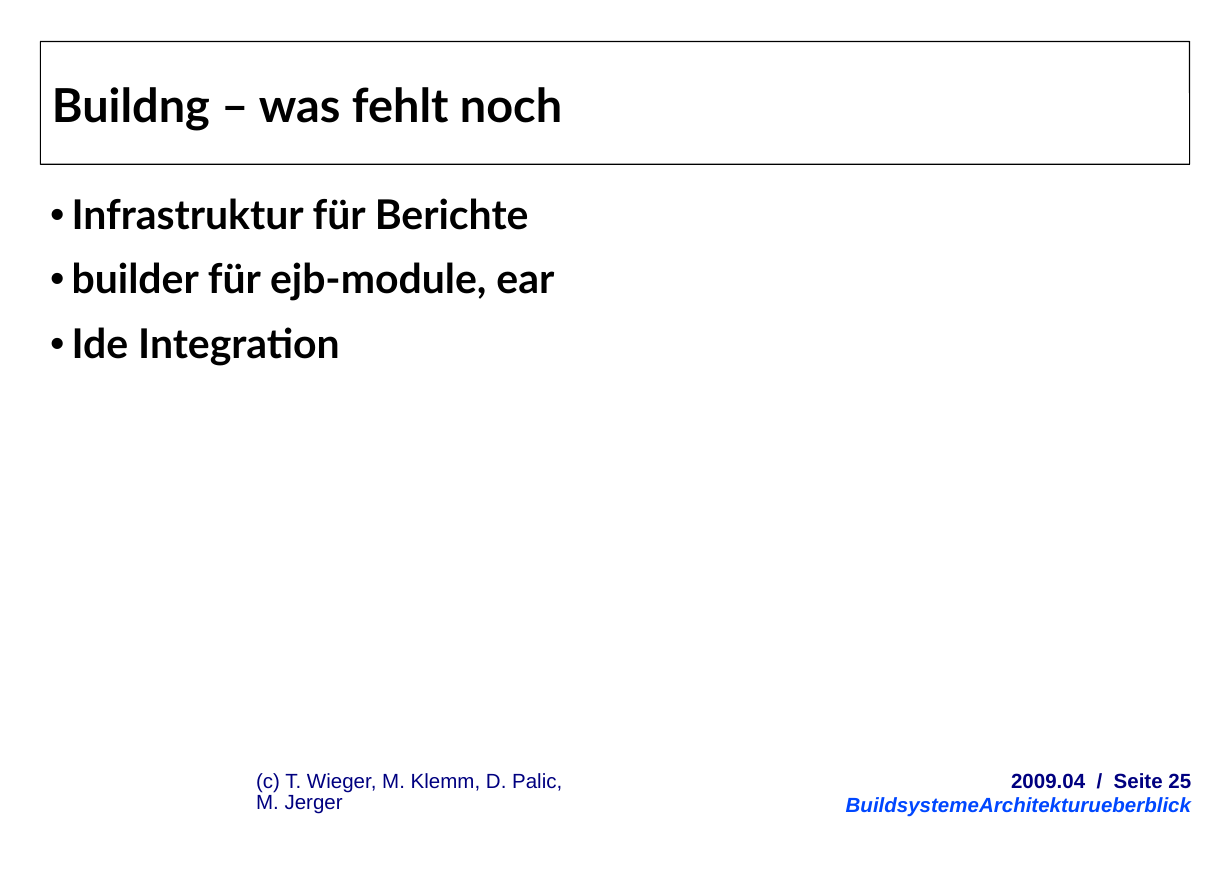
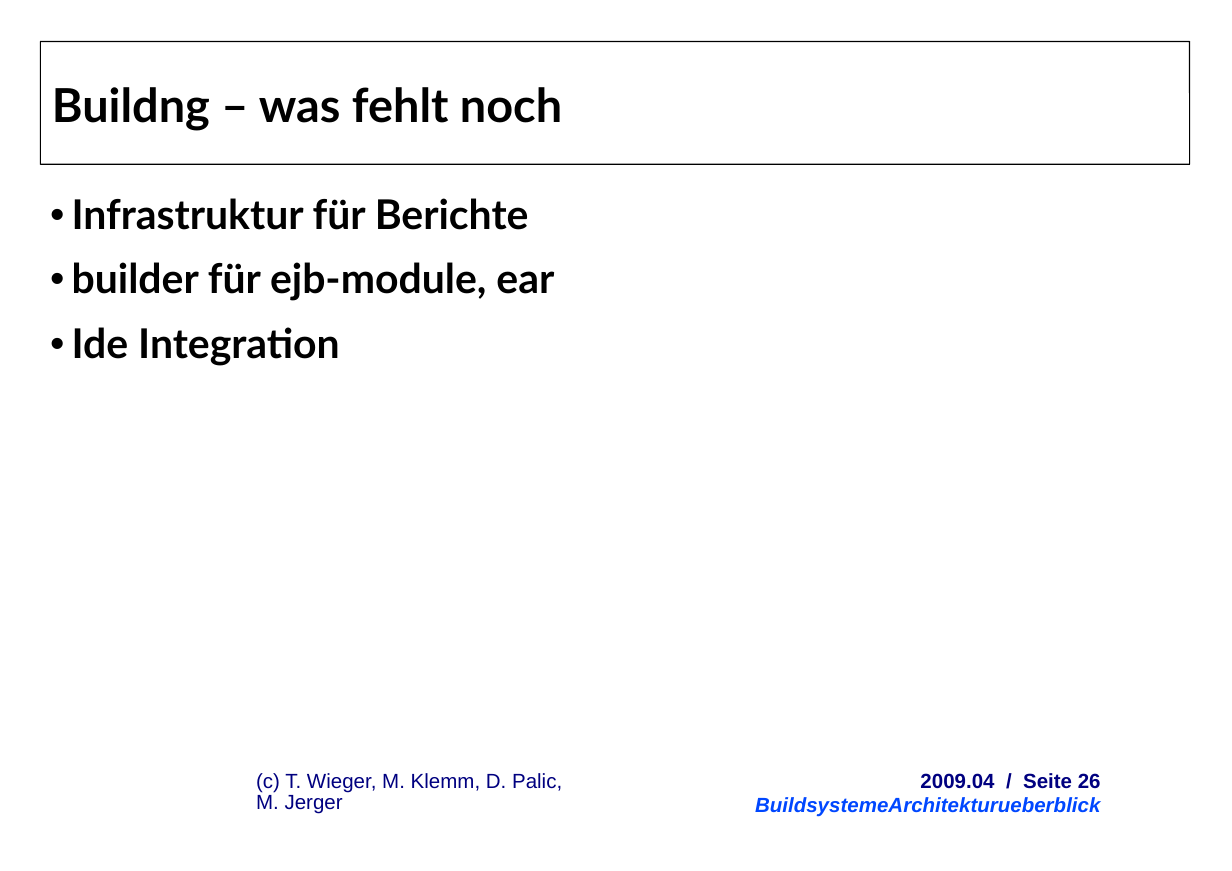
Before and after one commit to herrwieger/experttrainingbuildsystems, a slide deck: slide 26 of praesentationen/BuildsystemeArchitekturueberblick.odp (slide 25 before the commit). Drawn at 1232x871 pixels with LibreOffice and Linux fonts; fonts in the diff are those of the drawing; background and template pictures are left out. Boxes give left, top, right and bottom in pixels: in the first picture for what was removed or moved away, otherwise in the second. Text is boxed around its words. In the diff, an @@ line names an element or a change of style, - is before the commit and + after.

Commit message:
buildng und gradle

```diff
--- a/praesentationen/BuildsystemeArchitekturueberblick.odp
+++ b/praesentationen/BuildsystemeArchitekturueberblick.odp
@@ text: place and size @@
-text at <box>846,773,1191,817</box>
+text at <box>755,773,1101,817</box>
@@ text at <box>920,773,1101,789</box>: text changed @@
-2009.04 / Seite 25
+2009.04 / Seite 26
```
Also in this commit, not shown: 24 other slides changed, 2 slides added, 1 other file.
